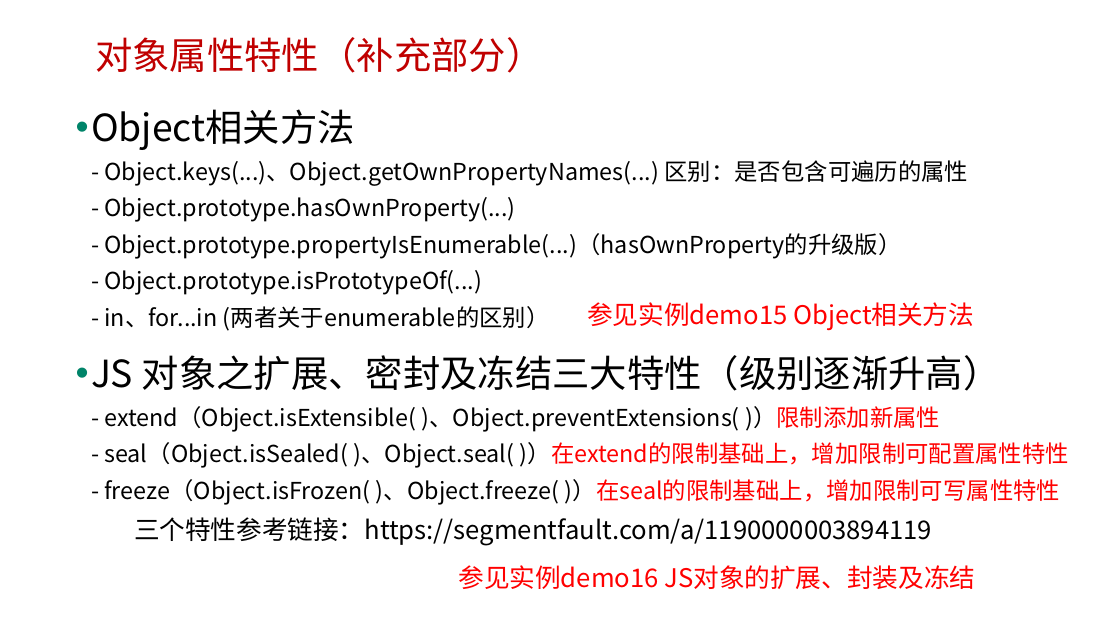
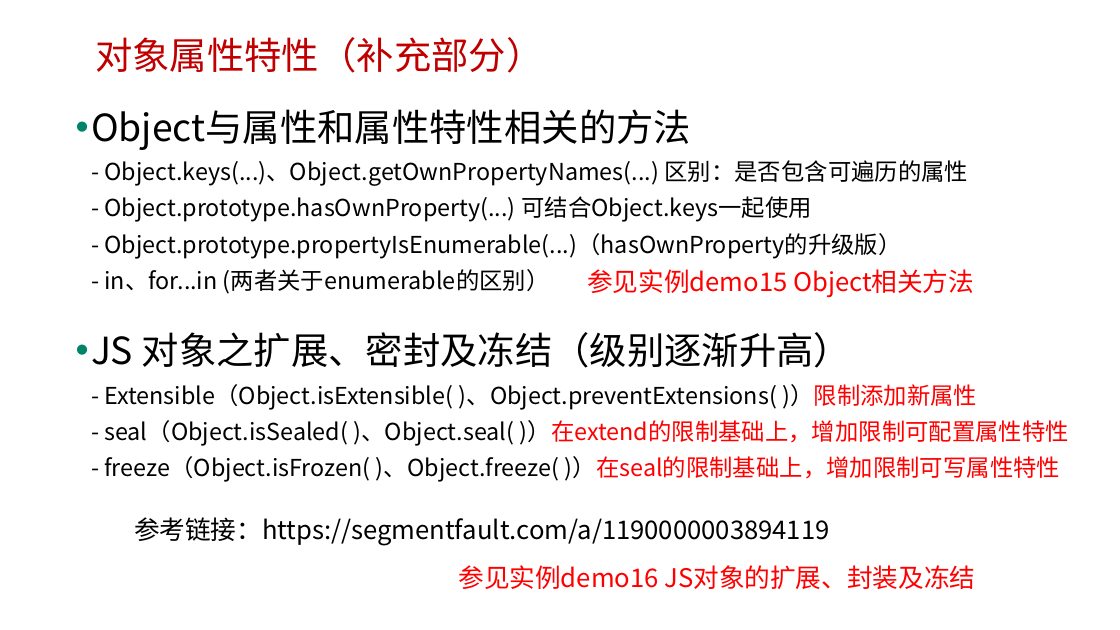
Before and after one commit to edu2act/course-javascript-advanced, a slide deck: slide 30 of 课程PPT/06.JavaScript对象.pptx. Drawn at 1120x630 pixels with LibreOffice and Linux fonts; fonts in the diff are those of the drawing; background and template pictures are left out. Boxes give left, top, right and bottom in pixels: in the first picture for what was removed or moved away, otherwise in the second. Text is boxed around its words. In the diff, an @@ line names an element or a change of style, - is before the commit and + after.

```diff
--- a/课程PPT/06.JavaScript对象.pptx
+++ b/课程PPT/06.JavaScript对象.pptx
@@ text at (91, 109, 1069, 482): text changed @@
-• Object相关方法
-  - Object.keys(...)、Object.getOwnPropertyNames(...) 区别：是否包含可遍历的属性
-  - Object.prototype.hasOwnProperty(...)
-  - Object.prototype.propertyIsEnumerable(...)（hasOwnProperty的升级版）
-  - Object.prototype.isPrototypeOf(...)
-  - in、for...in (两者关于enumerable的区别）
-• JS 对象之扩展、密封及冻结三大特性（级别逐渐升高）
-  - extend（Object.isExtensible( )、Object.preventExtensions( )）限制添加新属性
-  - seal（Object.isSealed( )、Object.seal( )）在extend的限制基础上，增加限制可配置属性特性
-  - freeze（Object.isFrozen( )、Object.freeze( )）在seal的限制基础上，增加限制可写属性特性
+• Object与属性和属性特性相关的方法
+  - Object.keys(...)、Object.getOwnPropertyNames(...) 区别：是否包含可遍历的属性
+  - Object.prototype.hasOwnProperty(...) 可结合Object.keys一起使用
+  - Object.prototype.propertyIsEnumerable(...)（hasOwnProperty的升级版）
+  - in、for...in (两者关于enumerable的区别）
+• JS 对象之扩展、密封及冻结（级别逐渐升高）
+  - Extensible（Object.isExtensible( )、Object.preventExtensions( )）限制添加新属性
+  - seal（Object.isSealed( )、Object.seal( )）在extend的限制基础上，增加限制可配置属性特性
+  - freeze（Object.isFrozen( )、Object.freeze( )）在seal的限制基础上，增加限制可写属性特性
@@ text "参见实例demo15 Object相关方法": place and size @@
-text "参见实例demo15 Object相关方法" at (587, 302, 974, 331)
+text "参见实例demo15 Object相关方法" at (587, 269, 974, 298)
@@ text at (134, 517, 830, 546): text changed @@
-三个特性参考链接：https://segmentfault.com/a/1190000003894119
+参考链接：https://segmentfault.com/a/1190000003894119
```
Also in this commit, not shown: 1 other slide changed, 10 other files.
